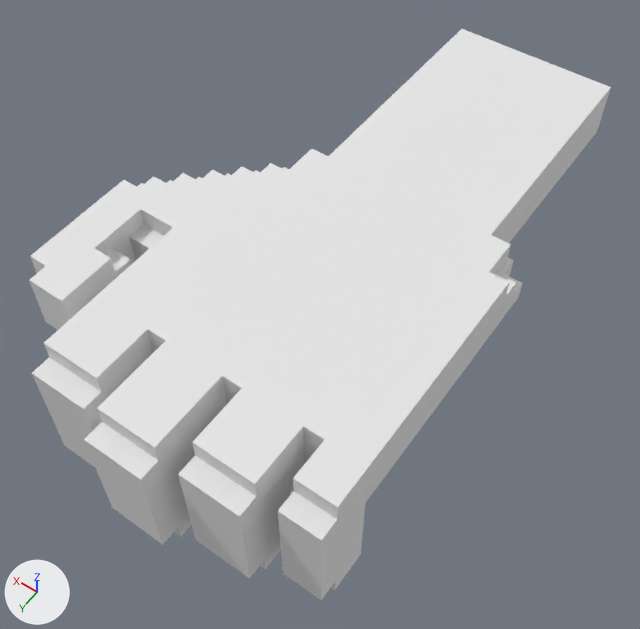
Two versions of the OBJ model Assets/Models/LeftHand02/LeftHand02.obj, one commit apart.
Before and after are seen from a camera (50 mm lens) standing at (-1.87, 1.99, 4.14) and looking at (-0.28, -0.24, 0.63). The lights are fixed; the arrows at lower left show +X, +Y and +Z. Where no turn or scale is listed for an object, it has been applied to the vertices.

The scene before the commit, as lines of its bpy script (objects in view):
```python
me_untitled = bpy.data.meshes.new('Untitled')
me_untitled.from_pydata(...)  # 199 vertices, 394 faces; spans x -1.1..0.7, y -2.0..1.1, z 0.4..1.2
me_untitled.materials.append(mat_palette)  # white #e7e7e7
ob_untitled = bpy.data.objects.new('Untitled', me_untitled)
ob_untitled.location = (0.0, 0.0, 0.0)
```
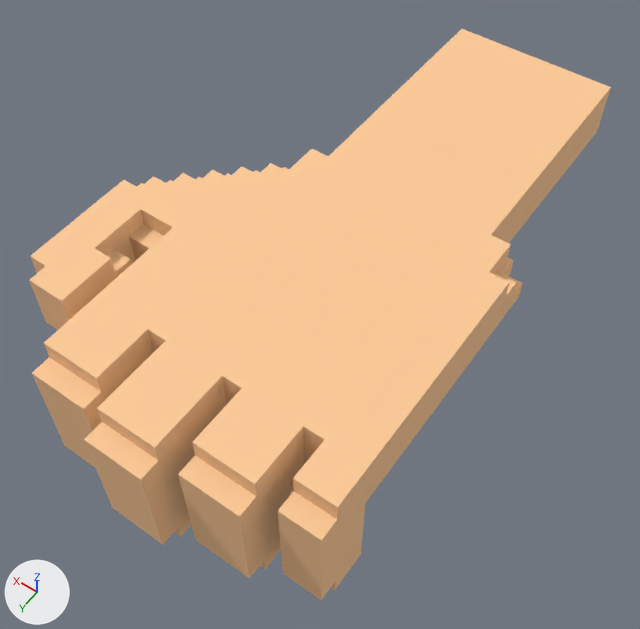
The change, as JSON lines over the scene's bpy script:
```json
{"op": "add", "block": "img_lefthand02_png", "code": ["img_lefthand02_png = load_image('LeftHand02.png', 'LeftHand02.png', 256, 1, 'sRGB')"]}
{"op": "add", "block": "mat_lefthand02palette", "code": ["mat_lefthand02palette = principled_material('LeftHand02Palette')", "mat_lefthand02palette.texture = img_lefthand02_png", "mat_lefthand02palette.roughness = 1.0"]}
{"block": "me_untitled", "where": "me_untitled.from_pydata(...)  # 199 vertices, 394 faces; spans x -1.1..0.7, y -2.0..1.1, z 0.4..1.2"}
{"op": "remove", "block": "me_untitled", "code": "me_untitled.materials.append(mat_palette)  # white #e7e7e7"}
{"op": "add", "block": "me_untitled", "code": "me_untitled.materials.append(mat_lefthand02palette)  # picture img_lefthand02_png"}
```

Pixel boxes [x1, y1, x2, y2] of what changed, in the pictures (640 x 629 px):
```json
{"object": "Untitled", "change": "recoloured", "before": [29, 29, 611, 600], "after": [29, 29, 611, 600], "on screen": "white to beige"}
```
